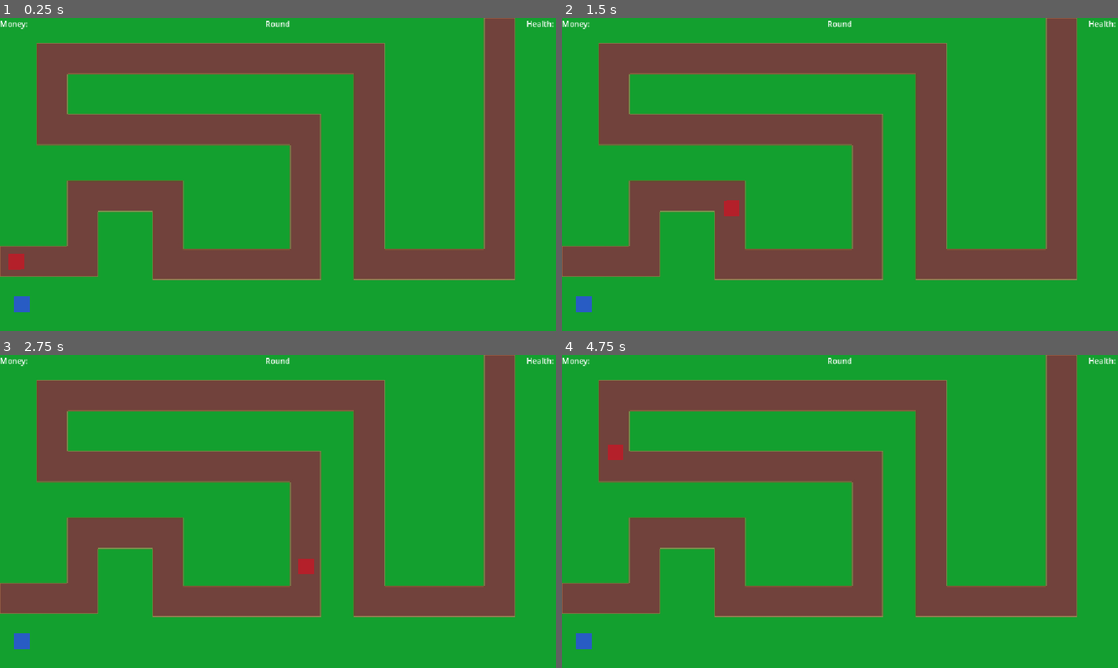
Above: before the commit, frames 1-4 (two rows, left to right).
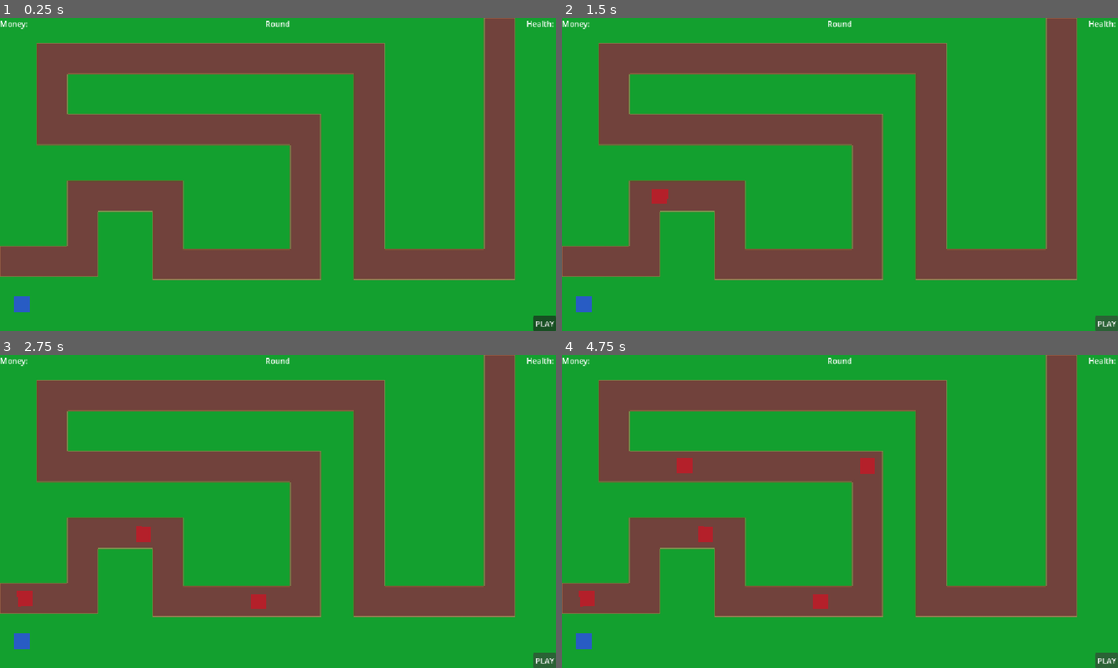
Above: after the commit, the same moments.

Repository: austinjamesfox/towerdefense
Game: Godot game, scene res://scenes/main_scene.tscn
The game is run twice, just before and just after one commit, with the same random seed, the same clock (stepped at 60 frames per second) and the same inputs.
Inputs (mouse positions are in pixels of both pictures, inside the frame that each line leads up to):
- Up to frame 1 (0.25 s): no input
- Up to frame 2 (1.5 s): click (1106, 324) at 0.5 s, where only the run after the commit has a clickable "PLAY"; click (1106, 324) at 1.25 s, where only the run after the commit has a clickable "PLAY"
- Up to frame 3 (2.75 s): click (544, 661) at 2 s, where only the run after the commit has a clickable "PLAY"
- Up to frame 4 (4.75 s): no input

The runs differ from the first frame. In frame 1, 0.3% of the frame differs, in the area x 1-100%, y 75-100%; in frame 2, 0.5%; in frame 3, 0.7%; in frame 4, 1.0%, in the area x 3-100%, y 28-100%.

Commit message:
Added play button(works but uses a large chain of signals) and got wave 1 working

Diff:
--- a/scenes/hud.tscn
+++ b/scenes/hud.tscn
@@ -37,3 +37,18 @@
 layout_mode = 2
 size_flags_horizontal = 10
 text = "Health: "
+
+[node name="PlayButton" type="Button" parent="." unique_id=1123778431]
+layout_mode = 1
+anchors_preset = 3
+anchor_left = 1.0
+anchor_top = 1.0
+anchor_right = 1.0
+anchor_bottom = 1.0
+offset_left = -8.0
+offset_top = -8.0
+grow_horizontal = 0
+grow_vertical = 0
+text = "PLAY"
+
+[connection signal="pressed" from="PlayButton" to="." method="_on_play_button_pressed"]
--- a/scenes/main_scene.tscn
+++ b/scenes/main_scene.tscn
@@ -48,8 +48,12 @@
 [node name="Tower" parent="TowerManager" unique_id=43475305 instance=ExtResource("3_7ykc4")]
 z_index = 3
 position = Vector2(46, 592)
+towerDamage = 0
 
 [node name="HUD" parent="." unique_id=19747335 instance=ExtResource("5_gubc5")]
 
 [connection signal="player_health_modified" from="GameManager" to="HUD" method="_on_game_manager_player_health_modified"]
+[connection signal="roundActive" from="GameManager" to="EnemyManager/EnemySpawner" method="_on_game_manager_round_active"]
+[connection signal="startRound" from="GameManager" to="EnemyManager/EnemySpawner" method="_on_game_manager_start_round"]
 [connection signal="area_entered" from="EnemyManager/EnemyDestroyZone" to="EnemyManager" method="_on_enemy_destroy_zone_area_entered"]
+[connection signal="playButtonPressedHUD" from="HUD" to="GameManager" method="_on_hud_play_button_pressed_hud"]
--- a/scripts/enemy_spawner.gd
+++ b/scripts/enemy_spawner.gd
@@ -8,7 +8,9 @@
 
 @export var gameManager : Node
 
-var readyToSpawn : bool = false
+var spawningEnemies : bool = false
+
+var roundActive : bool = false
 
 @onready var rounds = {
 	1: [
@@ -19,15 +21,15 @@
 		},
 		{
 			"enemy": enemyOne,
-			"quantity": 5,
-			"spawn_rate": 0.5
+			"quantity": 25,
+			"spawn_rate": 0.25
 		}
 		]
 }
 
-func _on_timer_timeout() -> void:
+#func _on_timer_timeout() -> void:
 	# Spawn Enemy
-	round_spawn()
+	#round_spawn()
 	#var enemy = enemy_scene.instantiate()
 	#enemyPath.add_child(enemy)
 	#gameManager.player_lose_health(10)
@@ -40,8 +42,10 @@
 		for i in range(spawnGroup["quantity"]):
 			var enemy = spawnGroup["enemy"].instantiate()
 			enemyPath.add_child(enemy)
-			createTimer(spawnGroup["spawn_rate"])
-
+			var spawnTimer = createTimer(spawnGroup["spawn_rate"])
+			await spawnTimer.timeout
+			spawnTimer.queue_free()
+		roundActive = false
 
 
 func createTimer(spawnRate):
@@ -50,3 +54,14 @@
 	spawnTimer.one_shot = true
 	add_child(spawnTimer)
 	spawnTimer.start()
+	return spawnTimer
+
+
+
+func _on_game_manager_round_active() -> void:
+	roundActive = true
+
+
+func _on_game_manager_start_round() -> void:
+	if !roundActive:
+		round_spawn()
--- a/scripts/game_manager.gd
+++ b/scripts/game_manager.gd
@@ -2,6 +2,9 @@
 
 signal player_health_modified(healthValue : int)
 signal round_lost
+signal roundActive
+
+signal startRound
 
 var playerHealth : int = 100:
 	set(value):
@@ -20,3 +23,8 @@
 	round_lost.emit()
 	print("Game Over!")
 	Engine.time_scale = 0
+
+
+func _on_hud_play_button_pressed_hud(pressed: Variant) -> void:
+	startRound.emit()
+	roundActive.emit()
--- a/scripts/hud.gd
+++ b/scripts/hud.gd
@@ -3,7 +3,7 @@
 @onready var money_label: Label = %MoneyLabel
 @onready var health_label: Label = %HealthLabel
 
-
+signal playButtonPressedHUD(pressed)
 # Called when the node enters the scene tree for the first time.
 func _ready() -> void:
 	pass # Replace with function body.
@@ -16,3 +16,7 @@
 
 func _on_game_manager_player_health_modified(playerHealth : int) -> void:
 	health_label.text = "Health: " + str(playerHealth)
+
+
+func _on_play_button_pressed() -> void:
+	playButtonPressedHUD.emit(true)
--- a/scripts/tower.gd
+++ b/scripts/tower.gd
@@ -25,7 +25,6 @@
 		await get_tree().create_timer(attackSpeed).timeout
 		canAttack = true
 
-
 func _on_area_2d_area_entered(area: Area2D) -> void:
 	enemiesWithin.append(area)
 
